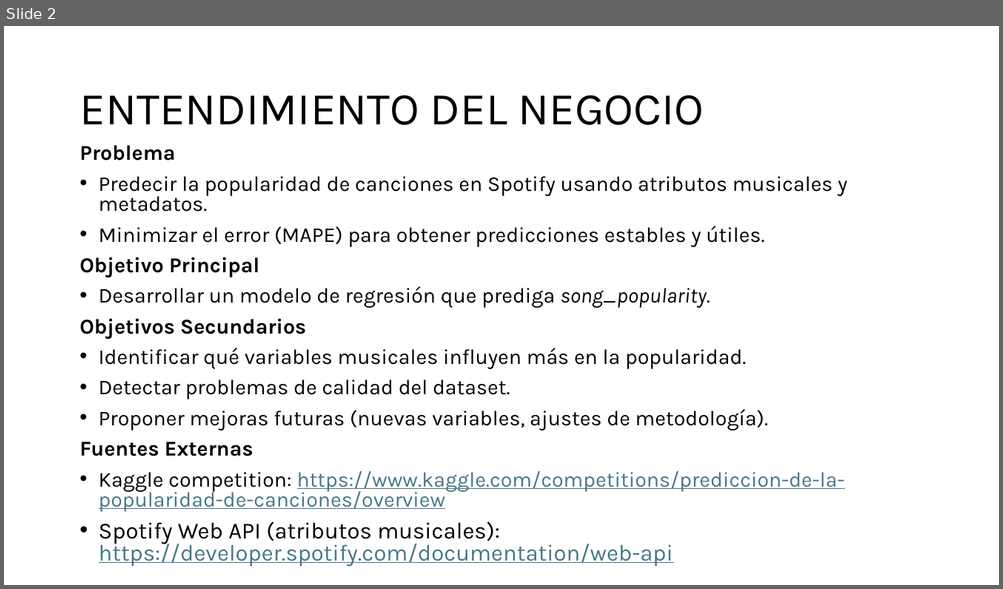
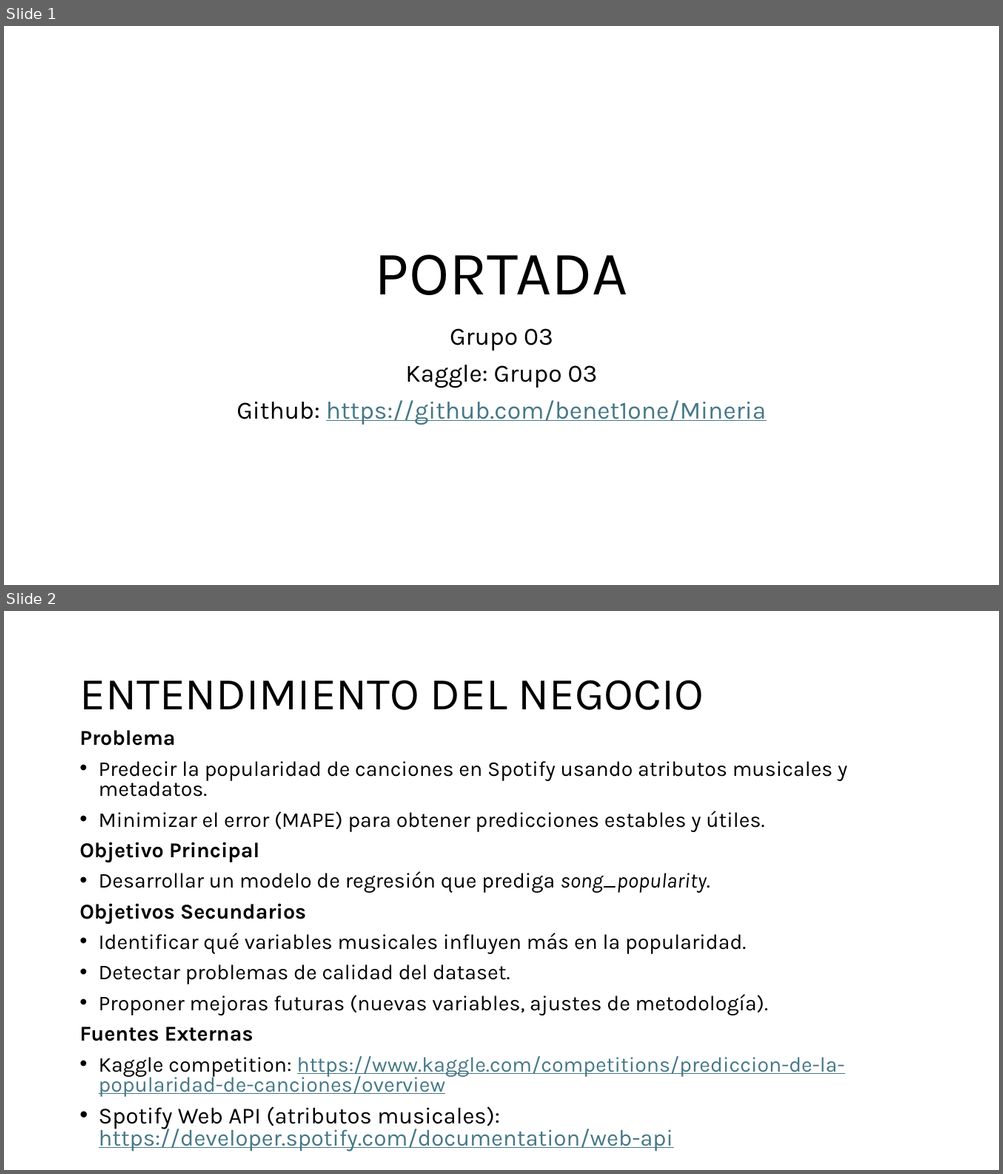
Before and after one commit to benet1one/Mineria, a slide deck: Report.pptx. Shown one above the other, each under a label of ours: slide 2 before the commit, slides 1 and 2 after it. The pictures are 1003x589 and 1003x1174 pixels, drawn with LibreOffice and Linux fonts; fonts in the diff are those of the drawing. Boxes give left, top, right and bottom in pixels: in the first picture for what was removed or moved away, otherwise in the second. Text is boxed around its words. In the diff, an @@ line names an element or a change of style, - is before the commit and + after.

```diff
--- a/Report.pptx
+++ b/Report.pptx
@@ slide 1 added at [4,26,999,585], background #FFFFFF @@
@@ title added at [375,255,629,295], 60 pt, text #000000 @@
+PORTADA
@@ subtitle added at [236,329,766,426], 24 pt, text #467886, underline @@
+Grupo 03
+Kaggle: Grupo 03
+Github: https://github.com/benet1one/Mineria
```
Also in this commit, not shown: 1 slide removed.
